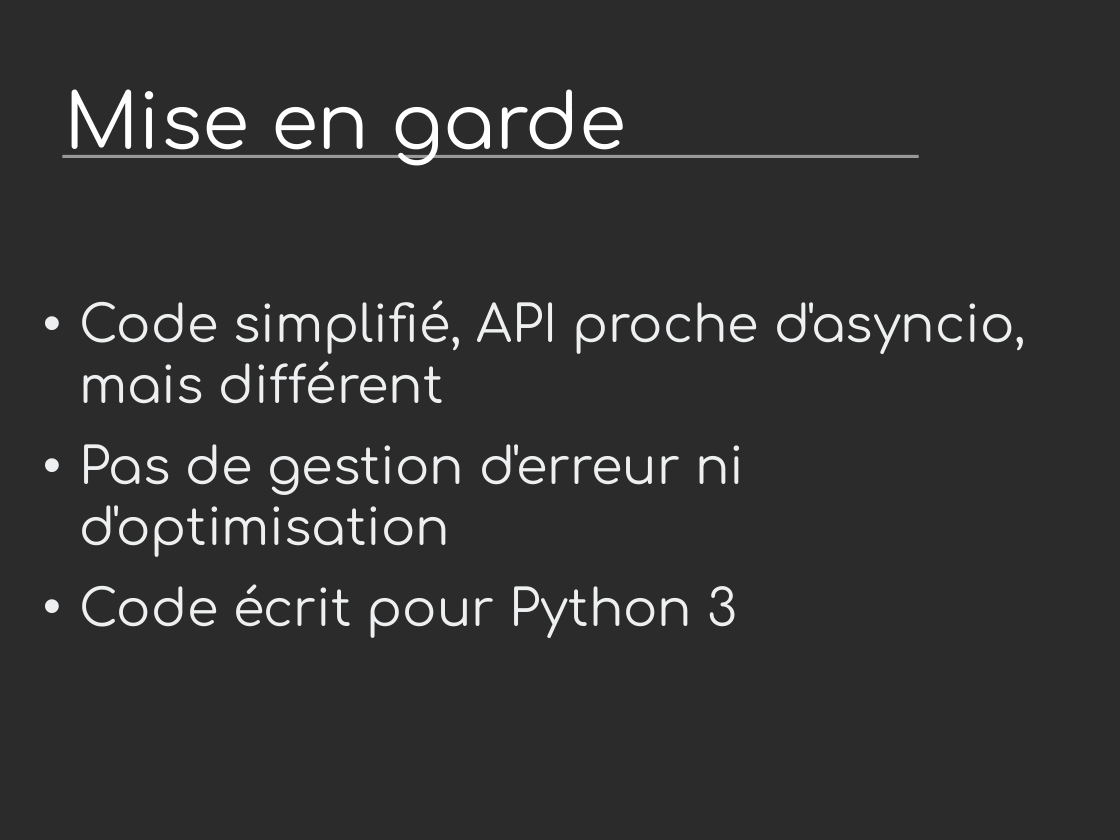
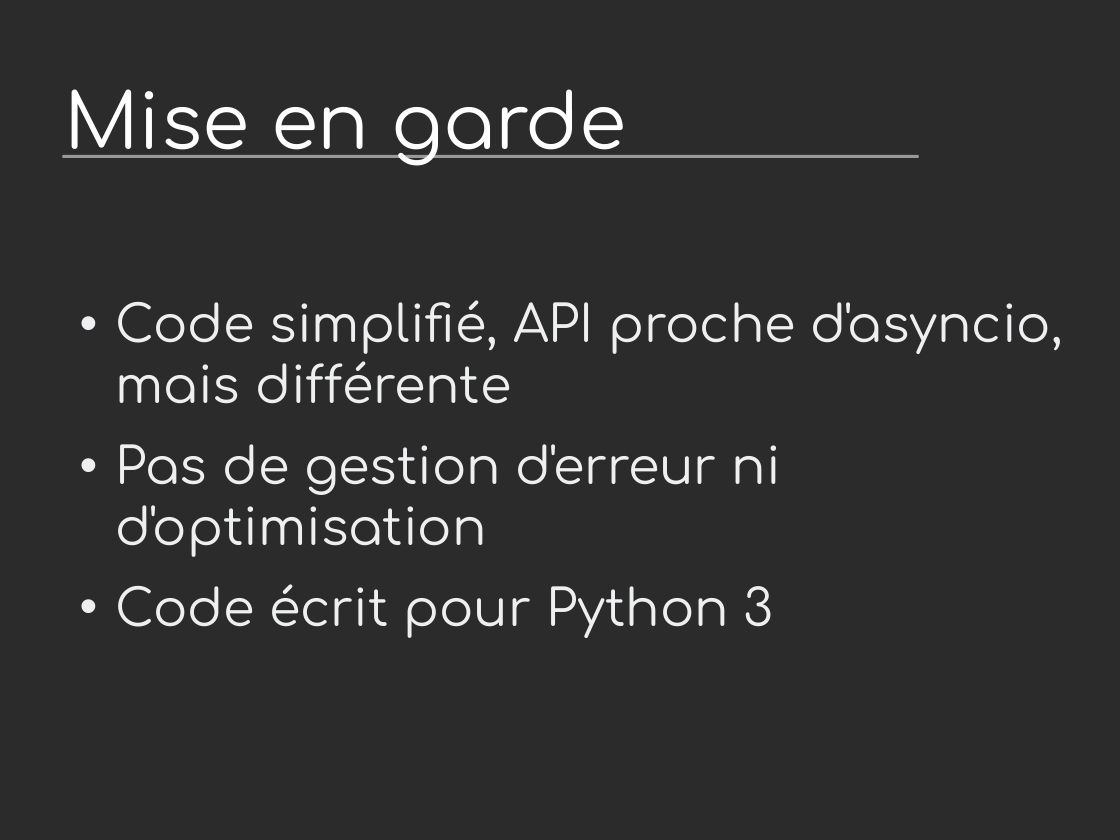
Before and after one commit to vstinner/talks, a slide deck: slide 3 of 2014-Pycon-Lyon/asyncio.odp. Drawn at 1120x840 pixels with LibreOffice and Linux fonts; fonts in the diff are those of the drawing; background and template pictures are left out; a plain dark background stands for a picture behind light text. Boxes give left, top, right and bottom in pixels: in the first picture for what was removed or moved away, otherwise in the second. Text is boxed around its words. In the diff, an @@ line names an element or a change of style, - is before the commit and + after.

```diff
--- a/2014-Pycon-Lyon/asyncio.odp
+++ b/2014-Pycon-Lyon/asyncio.odp
@@ text "Code simplifié, API proche d'asyncio, ...": place and size @@
-text "Code simplifié, API proche d'asyncio, ..." at (79, 300, 1026, 638)
+text "Code simplifié, API proche d'asyncio, ..." at (116, 300, 1063, 638)
@@ text at (116, 300, 1063, 404): text changed @@
-• Code simplifié, API proche d'asyncio, mais différent
+• Code simplifié, API proche d'asyncio, mais différente
```
Also in this commit, not shown: 6 other slides changed, 3 slides added, 3 slides removed, 1 other file.
